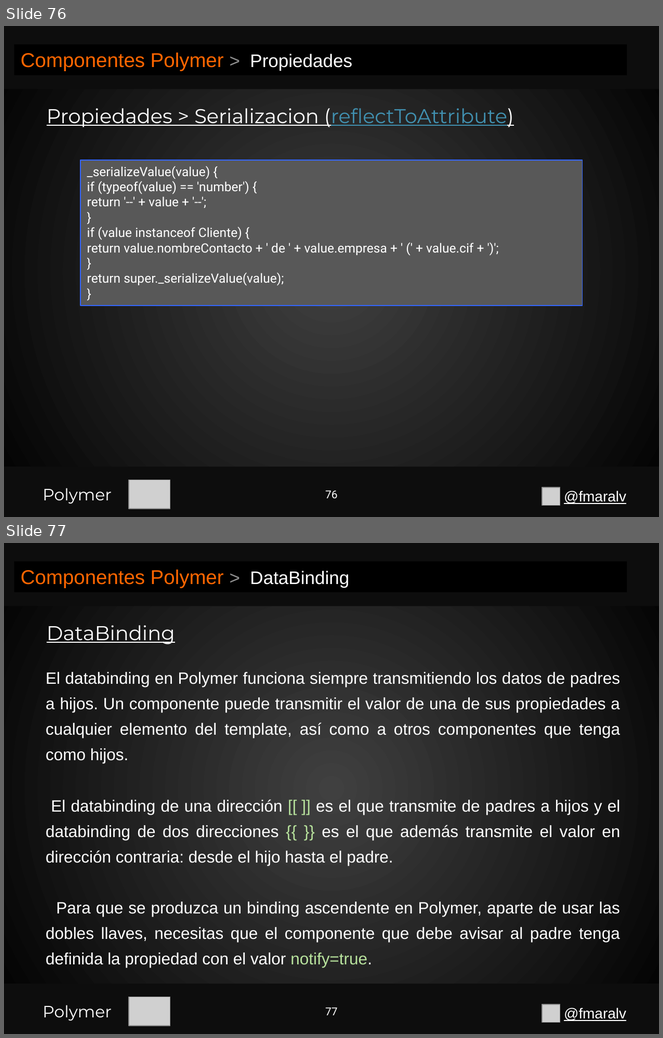
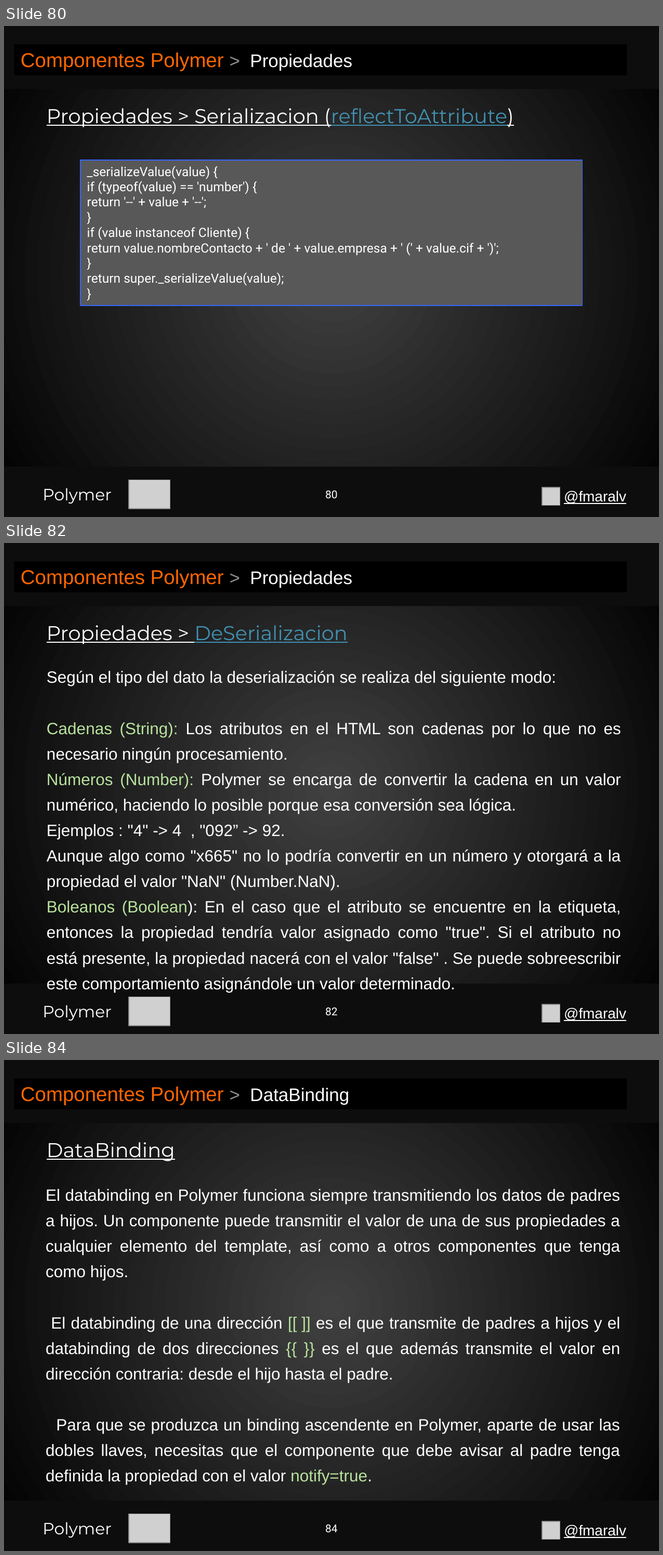
Before and after one commit to fmaralv/Presentacion, a slide deck: Polymer.pptx. Shown one above the other, each under a label of ours: slides 76 and 77 before the commit, slides 80, 82 and 84 after it; the slides between them are not shown. The pictures are 663x1038 and 663x1555 pixels, drawn with LibreOffice and Linux fonts; fonts in the diff are those of the drawing; grey boxes stand for pictures. Boxes give left, top, right and bottom in pixels: in the first picture for what was removed or moved away, otherwise in the second. Text is boxed around its words. In the diff, an @@ line names an element or a change of style, - is before the commit and + after.

```diff
--- a/Polymer.pptx
+++ b/Polymer.pptx
@@ slide 82 added at bbox=[4, 543, 659, 1034], background gradient #404040 to #000000 @@
@@ rectangle added at bbox=[4, 543, 659, 606], fill #0D0D0D @@
@@ rectangle added at bbox=[14, 561, 627, 592], fill #000000, 22 pt, text #FF6600 @@
+Componentes Polymer > Propiedades
@@ text added at bbox=[47, 625, 348, 644], 22 pt, text #4191B1, underline @@
+Propiedades > DeSerializacion
@@ text added at bbox=[47, 670, 621, 993], 18 pt, text #FFFFFF @@
+Según el tipo del dato la deserialización se realiza del siguiente modo:
+Cadenas (String): Los atributos en el HTML son cadenas por lo que no es necesario ningún procesamiento.
+Números (Number): Polymer se encarga de convertir la cadena en un valor numérico, haciendo lo posible porque esa conversión sea lógica.
+Ejemplos : "4" -> 4 , "092” -> 92.
+Aunque algo como "x665" no lo podría convertir en un número y otorgará a la propiedad el valor "NaN" (Number.NaN).
+Boleanos (Boolean): En el caso que el atributo se encuentre en la etiqueta, entonces la propiedad tendría valor asignado como "true". Si el atributo no está presente, la propiedad nacerá con el valor "false" . Se puede sobreescribir este comportamiento asignándole un valor determinado.
@@ rectangle added at bbox=[4, 984, 659, 1034], fill #0D0D0D @@
@@ rectangle added at bbox=[4, 984, 659, 1034], fill #0D0D0D @@
@@ text added at bbox=[42, 1005, 112, 1021], 18 pt, text #FFFFFF @@
+Polymer
@@ picture added at bbox=[129, 997, 170, 1026] @@
@@ page number added at bbox=[325, 1008, 338, 1016], 12 pt, text #FFFFFF @@
+82
@@ picture added at bbox=[542, 1005, 560, 1023] @@
@@ text added at bbox=[564, 1008, 626, 1021], 16 pt, text #FFFFFF, underline @@
+@fmaralv
@@ what was slide 76 is now slide 80 @@
@@ page number at bbox=[325, 491, 338, 499]: text changed @@
-76
+80
@@ what was slide 77 is now slide 84 @@
@@ page number at bbox=[325, 1525, 338, 1533]: text changed @@
-77
+84
```
Also in this commit, not shown: 5 slides changed, 14 other slides added.
